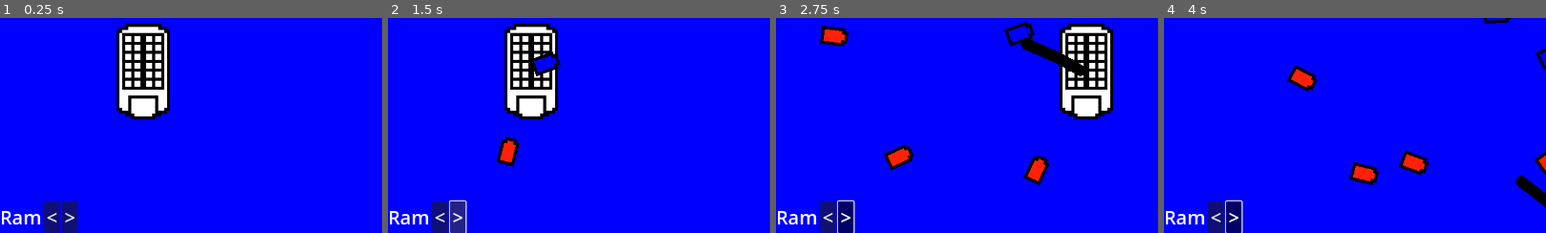
Above: before the commit, frames 1-4 (left to right).
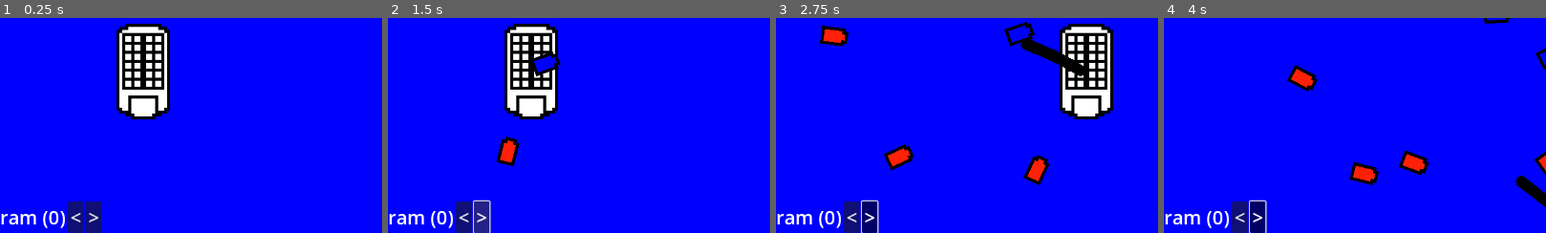
Above: after the commit, the same moments.

Repository: JoeyShapiro/ContainerCaptain
Game: Godot game, scene res://main.tscn
The game is run twice, just before and just after one commit, with the same random seed, the same clock (stepped at 60 frames per second) and the same inputs.
Inputs:
- Up to frame 1 (0.25 s): no input
- Up to frame 2 (1.5 s): click "<" at 0.5 s; click ">" at 1.25 s
- Up to frame 3 (2.75 s): hold D (move_right) from 2.03 s (still down); hold Space (shoot) from 2.03 s (still down)
- Up to frame 4 (4 s): release D (move_right) at 2.78 s; release Space (shoot) at 2.78 s; hold S (move_down) 2.78-3.53 s; tap Space (shoot) at 2.85 s; hold D (move_right) from 3.53 s (still down); hold Space (shoot) from 3.53 s (still down)
The pictures show only the part of the screen within x 0-50%, y 50-100%; the shares and areas given below are measured in that part.

The runs differ from the first frame. In frame 1, 2.2% of the frame differs, in the area x 0-27%, y 85-100%; in frame 2, 2.4%; in frame 3, 2.4%, in the area x 0-27%, y 84-100%; in frame 4, 2.4%.
Error before the commit: Invalid access of index '0' on a base object of type: 'Array[Node]'. (res://main.gd:71)
Error after the commit: Invalid access of index '0' on a base object of type: 'Array[Node]'. (res://main.gd:72)

Commit message:
scaling gets passed around, idk

Diff:
--- /dev/null
+++ b/ScaleContext.gd
@@ -0,0 +1,22 @@
+extends HBoxContainer
+
+# could give this a packed scene, but this is fine for now
+# no diff between scene and string
+@export var drone_scene = ''
+@export var drone_type = ''
+@export var drone_rent = 0
+
+# Called when the node enters the scene tree for the first time.
+func _ready():
+	$LabelInfo.text = drone_type + ' (' + str(drone_rent) + ')'
+
+# Called every frame. 'delta' is the elapsed time since the previous frame.
+func _process(delta):
+	pass
+
+# should emit or something
+func _on_scale_down_pressed():
+	get_node('../../').on_scale_down(drone_scene)
+
+func _on_scale_up_pressed():
+	get_node('../../').on_scale_up(drone_scene)
--- a/hud.gd
+++ b/hud.gd
@@ -1,9 +1,11 @@
 extends CanvasLayer
 
-signal scale_down
-signal scale_up
+signal scale_down(drone_scene)
+signal scale_up(drone_scene)
 
-# list of packed scenes
+# this is fine for now, but should be dynamic from main
+# can still use it here
+@export var drone_scenes : Array[PackedScene]
 
 # seems best most pratical way
 # menu items call parent with item
@@ -12,23 +14,19 @@
 # hud emits
 # main catches
 
-# x each menu item has an emit caught by parent/main
-# cant be dynamic
-
-# x menu items call root function
-# bad practice
-
-# x everyone keeps emitting and pass it up
-# to much flow control
-# either way items store and send scene
-
 # drones stop moving if no pay
 
 # scale game with scale of window
 
 # Called when the node enters the scene tree for the first time.
 func _ready():
-	pass # Replace with function body.
+	var scale_context_scene = preload('res://scaleContext.tscn')
+	for drone_scene in drone_scenes:
+		var scale_context = scale_context_scene.instantiate()
+		scale_context.drone_scene = drone_scene
+		scale_context.drone_type = 'ram'
+		$Units.add_child(scale_context)
+	print($Units.get_child_count())
 
 # Called every frame. 'delta' is the elapsed time since the previous frame.
 func _process(delta):
@@ -39,8 +37,8 @@
 	$Stats/LabelGold.text = '💎: ' + str(gold)
 	$Stats/LabelResources.text = '🪵: ' + str(resources)
 
-func _on_scale_down_pressed():
-	scale_down.emit()
+func on_scale_down(drone_scene):
+	scale_down.emit(drone_scene)
 
-func _on_scale_up_pressed():
-	scale_up.emit()
+func on_scale_up(drone_scene):
+	scale_up.emit(drone_scene)
--- a/hud.tscn
+++ b/hud.tscn
@@ -1,9 +1,11 @@
-[gd_scene load_steps=2 format=3 uid="uid://rw5ec1cqiwvk"]
+[gd_scene load_steps=3 format=3 uid="uid://rw5ec1cqiwvk"]
 
 [ext_resource type="Script" path="res://hud.gd" id="1_lfbkd"]
+[ext_resource type="PackedScene" uid="uid://6mt6cmpr15eb" path="res://droneRam.tscn" id="2_vppvn"]
 
 [node name="Hud" type="CanvasLayer"]
 script = ExtResource("1_lfbkd")
+drone_scenes = Array[PackedScene]([ExtResource("2_vppvn")])
 
 [node name="Stats" type="VBoxContainer" parent="."]
 offset_right = 40.0
@@ -30,24 +32,3 @@
 offset_top = -40.0
 offset_right = 59.0
 grow_vertical = 0
-
-[node name="HBoxContainer" type="HBoxContainer" parent="Units"]
-layout_mode = 2
-
-[node name="LabelInfo" type="Label" parent="Units/HBoxContainer"]
-layout_mode = 2
-theme_override_font_sizes/font_size = 32
-text = "Ram"
-
-[node name="ScaleDown" type="Button" parent="Units/HBoxContainer"]
-layout_mode = 2
-theme_override_font_sizes/font_size = 32
-text = "<"
-
-[node name="ScaleUp" type="Button" parent="Units/HBoxContainer"]
-layout_mode = 2
-theme_override_font_sizes/font_size = 32
-text = ">"
-
-[connection signal="pressed" from="Units/HBoxContainer/ScaleDown" to="." method="_on_scale_down_pressed"]
-[connection signal="pressed" from="Units/HBoxContainer/ScaleUp" to="." method="_on_scale_up_pressed"]
--- a/main.gd
+++ b/main.gd
@@ -61,11 +61,13 @@
 func _on_player_stat_change():
 	$Hud.display_stats($Player.hull, $Player.gold, $Player.resources)
 
-func _on_hud_scale_up():
-	var droneRam = droneRam_scene.instantiate()
-	droneRam.position = $Player.position
-	get_node('.').add_child(droneRam)
+func _on_hud_scale_up(drone_scene):
+	var drone = droneRam_scene.instantiate()
+	drone.position = $Player.position
+	get_node('.').add_child(drone)
+	print('up', drone.name)
 
-func _on_hud_scale_down():
+func _on_hud_scale_down(drone_scene):
 	var drones = get_tree().get_nodes_in_group('drone')
+	print('down', drones[0].name)
 	drones[0].on_destroy()
--- /dev/null
+++ b/scaleContext.tscn
@@ -0,0 +1,23 @@
+[gd_scene load_steps=2 format=3 uid="uid://d37t8e8afp7il"]
+
+[ext_resource type="Script" path="res://ScaleContext.gd" id="1_et4u2"]
+
+[node name="ScaleContext" type="HBoxContainer"]
+script = ExtResource("1_et4u2")
+
+[node name="LabelInfo" type="Label" parent="."]
+layout_mode = 2
+theme_override_font_sizes/font_size = 32
+
+[node name="ScaleDown" type="Button" parent="."]
+layout_mode = 2
+theme_override_font_sizes/font_size = 32
+text = "<"
+
+[node name="ScaleUp" type="Button" parent="."]
+layout_mode = 2
+theme_override_font_sizes/font_size = 32
+text = ">"
+
+[connection signal="pressed" from="ScaleDown" to="." method="_on_scale_down_pressed"]
+[connection signal="pressed" from="ScaleUp" to="." method="_on_scale_up_pressed"]
